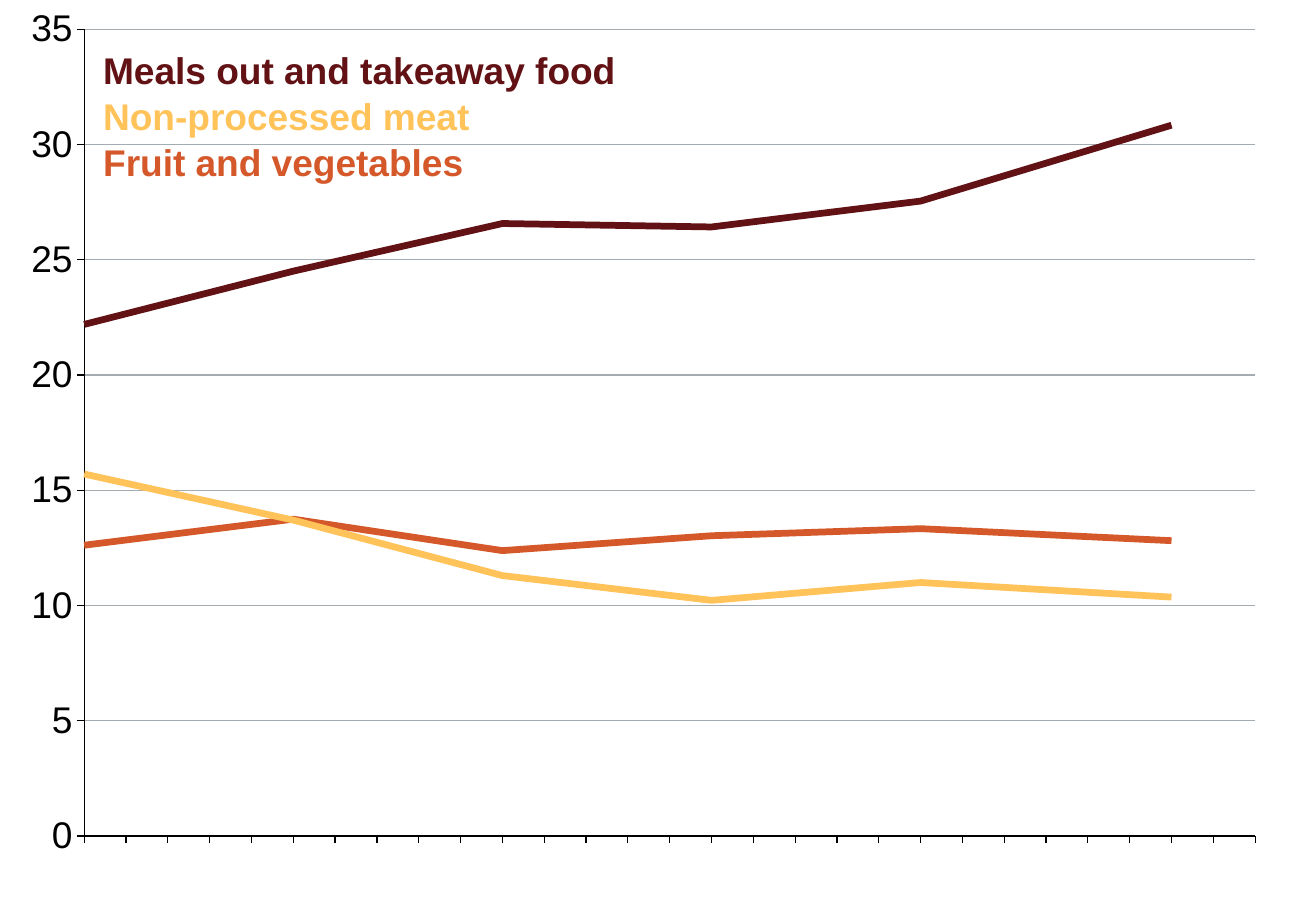
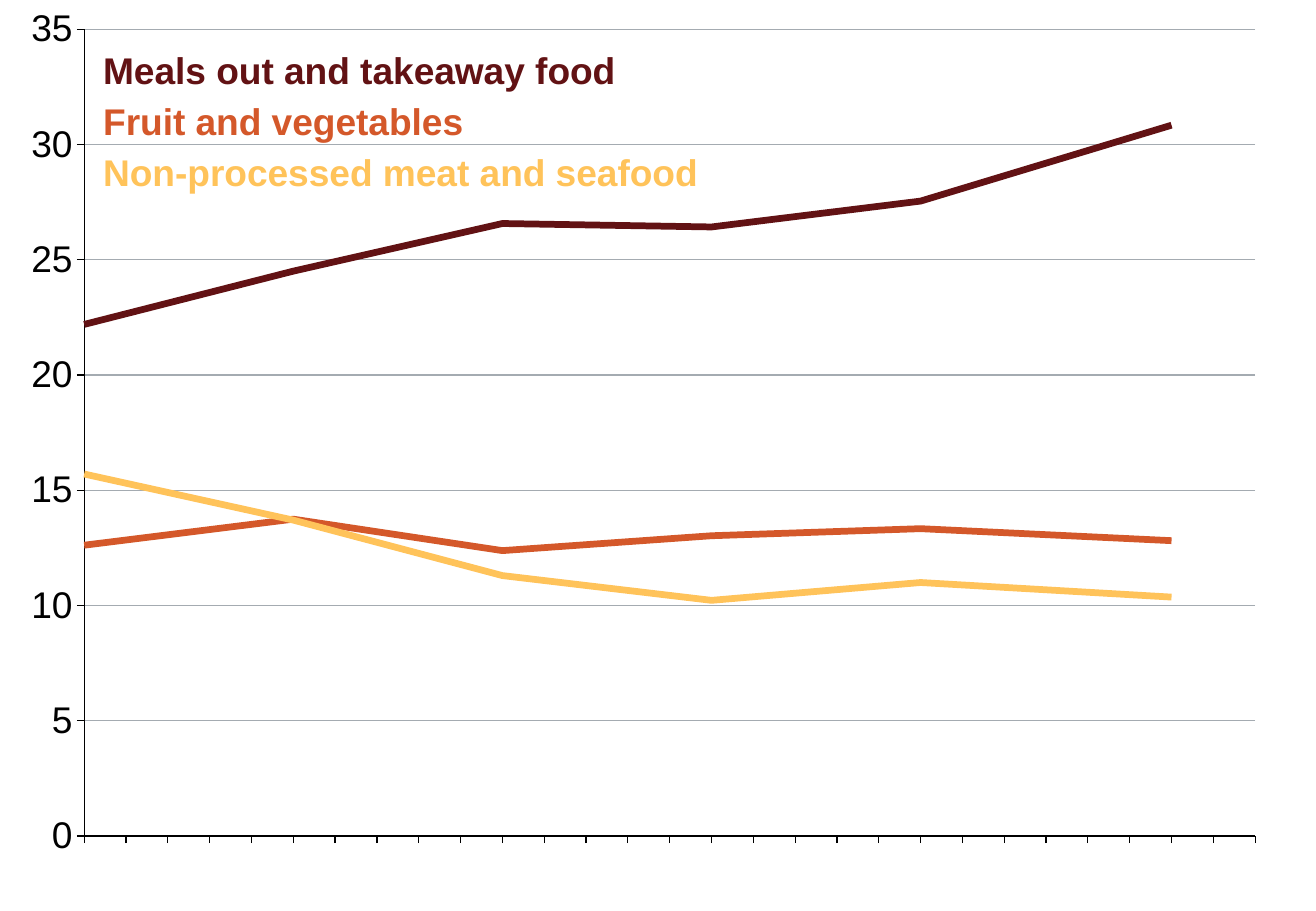
Before and after one commit to grattaninstitute/Sugary-drink-tax, a slide deck: slide 7 of atlas/ObesityCharts.pptx. Drawn at 1316x911 pixels with LibreOffice and Linux fonts; fonts in the diff are those of the drawing. Boxes give left, top, right and bottom in pixels: in the first picture for what was removed or moved away, otherwise in the second. Text is boxed around its words. In the diff, an @@ line names an element or a change of style, - is before the commit and + after.

```diff
--- a/atlas/ObesityCharts.pptx
+++ b/atlas/ObesityCharts.pptx
@@ text "Fruit and vegetables": place and size @@
-text "Fruit and vegetables" at <box>103,149,463,183</box>
+text "Fruit and vegetables" at <box>103,108,463,142</box>
@@ text at <box>103,159,698,193</box>: text changed @@
-Non-processed meat
+Non-processed meat and seafood
```
Also in this commit, not shown: 1 other slide changed, 4 other files.
